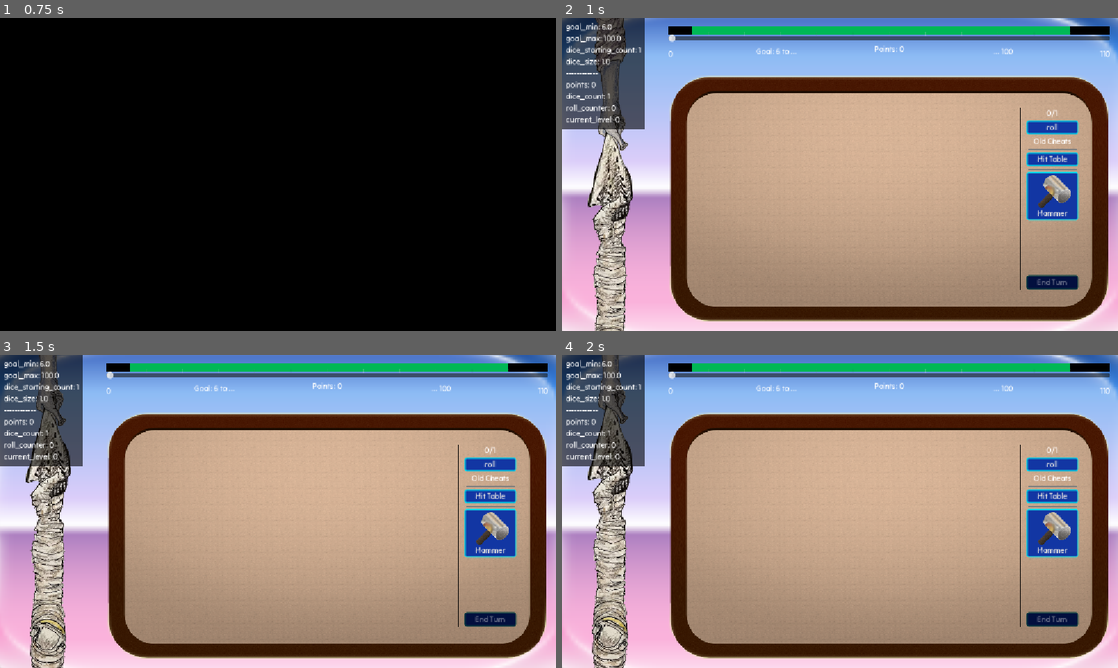
Above: before the commit, frames 1-4 (two rows, left to right).
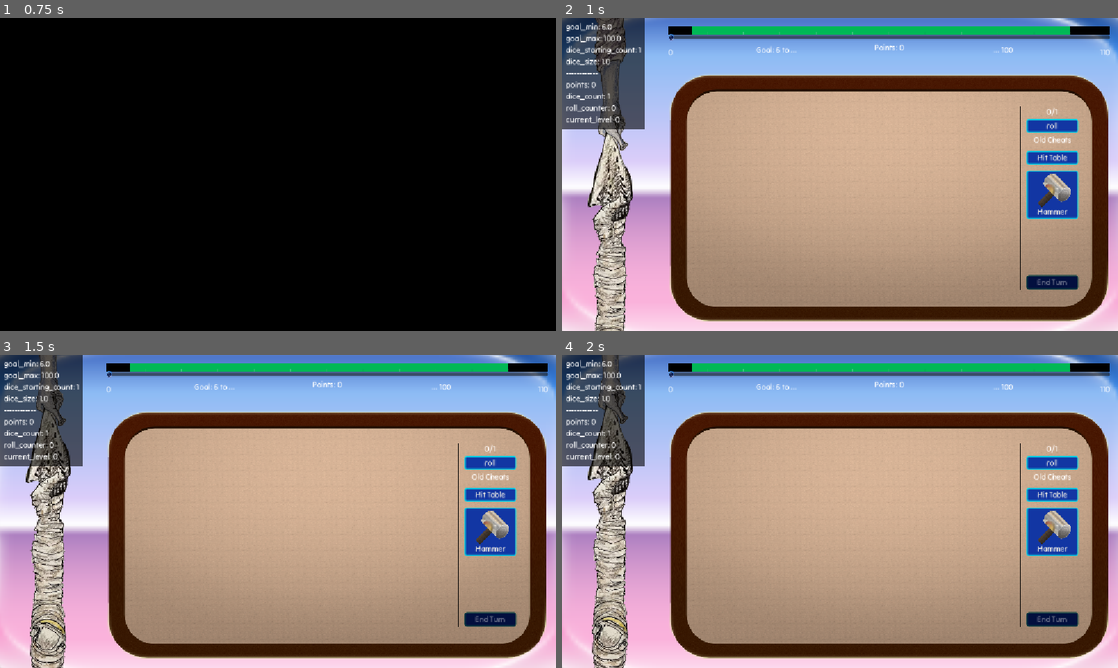
Above: after the commit, the same moments.

Repository: vhoyer/ludum_dare_60
Game: Godot game, scene res://stages/main_menu/main_menu.tscn
Same seed, same stepped clock (60 frames per second), same inputs: the game is played once before the commit and once after it.
Inputs (mouse positions are in pixels of both pictures, inside the frame that each line leads up to):
- Up to frame 1 (0.75 s): click "start! ,)" at 0.5 s
- Up to frame 2 (1 s): no input
- Up to frame 3 (1.5 s): move the mouse to (400, 495) at 1.27 s; hold Right (ui_right) from 1.28 s (still down); tap K at 1.35 s; click (400, 495) at 1.42 s
- Up to frame 4 (2 s): keep holding Right (ui_right)

Frame 1 is identical in both runs. In frame 2, 4.0% of the frame differs, in the area x 19-99%, y 4-65%; in frame 3, 4.0%; in frame 4, 4.0%.

Commit message:
Apply Asset to Slider Grabber

Diff:
--- a/assets/theme.tres
+++ b/assets/theme.tres
@@ -5,6 +5,8 @@
 [ext_resource type="StyleBox" uid="uid://dm12gtpmpguw2" path="res://assets/gui/button_disabled_style_box_flat.tres" id="1_x2pqw"]
 [ext_resource type="StyleBox" uid="uid://bt864mib0hhtq" path="res://assets/gui/button_normal_style_box_flat.tres" id="2_lu33j"]
 [ext_resource type="StyleBox" uid="uid://coy51kttqnqas" path="res://assets/gui/button_pressed_style_box_flat.tres" id="2_wycmq"]
+[ext_resource type="Texture2D" uid="uid://bo31puub16e4u" path="res://assets/gui/button1_off.png" id="5_wms38"]
+[ext_resource type="Texture2D" uid="uid://b617a315ll6hd" path="res://assets/gui/button1_on.png" id="6_bcf2e"]
 
 [resource]
 default_font = ExtResource("1_5x3i2")
@@ -12,6 +14,10 @@
 Button/styles/hover = ExtResource("1_lu33j")
 Button/styles/normal = ExtResource("2_lu33j")
 Button/styles/pressed = ExtResource("2_wycmq")
+HSlider/icons/grabber = ExtResource("5_wms38")
+HSlider/icons/grabber_disabled = ExtResource("5_wms38")
+HSlider/icons/grabber_highlight = ExtResource("6_bcf2e")
+HSlider/styles/slider = null
 MarginContainerMedium/base_type = &"MarginContainer"
 MarginContainerMedium/constants/margin_bottom = 16
 MarginContainerMedium/constants/margin_left = 16
